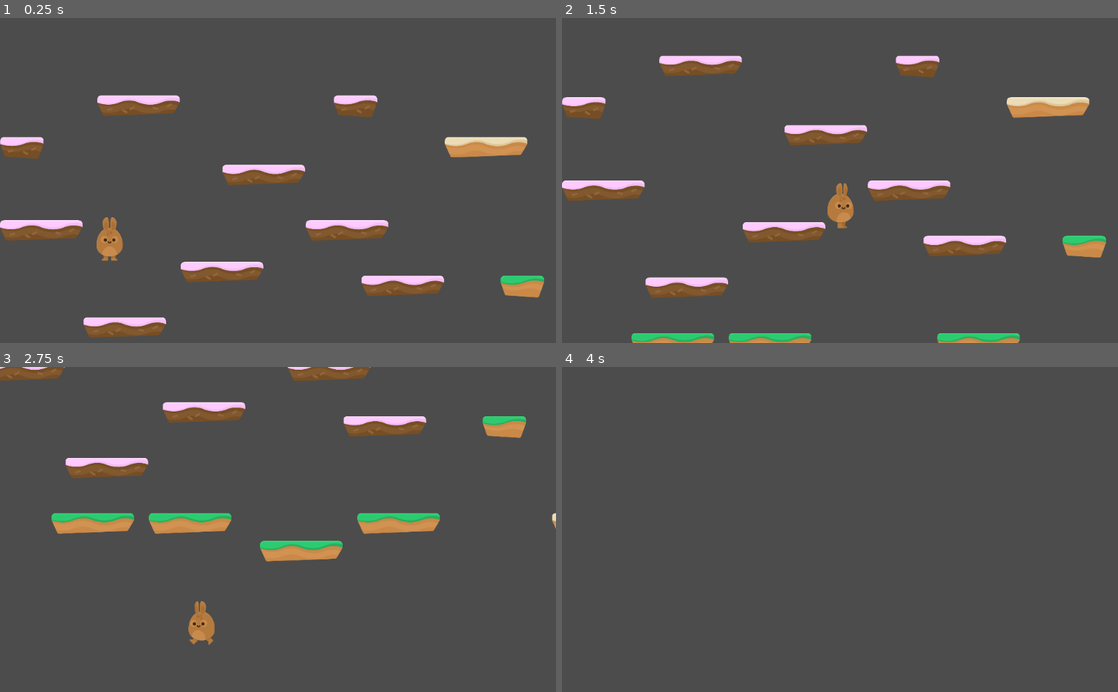
Above: before the commit, frames 1-4 (two rows, left to right).
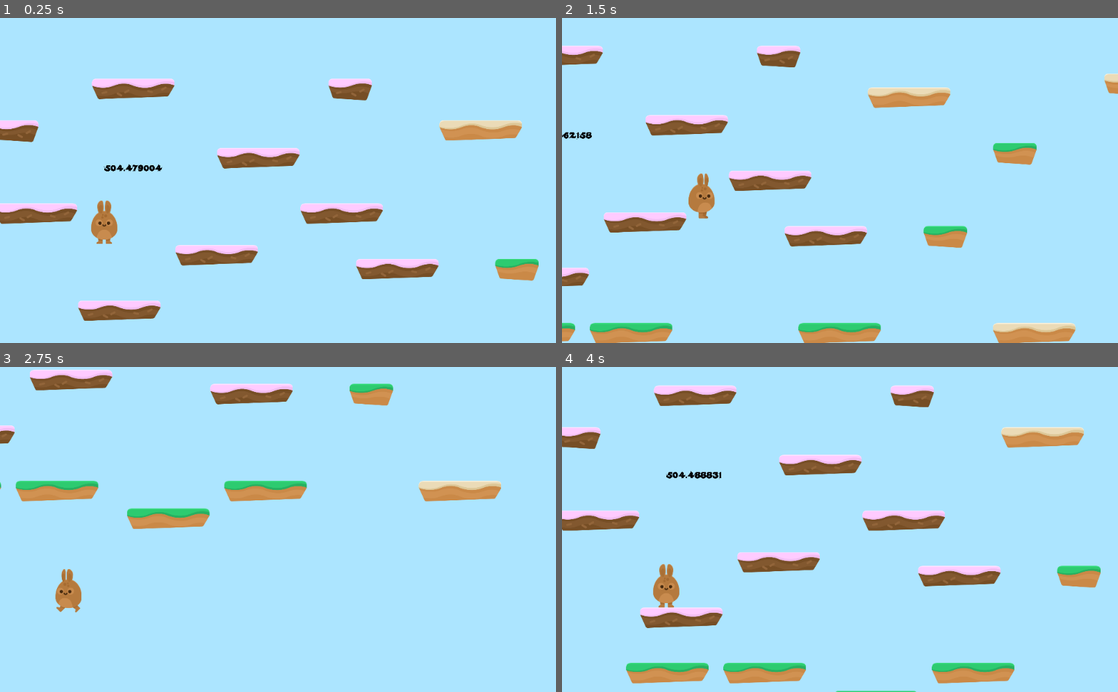
Above: after the commit, the same moments.

Repository: lindholmen/HoopyDays
Game: Godot game, scene res://Levels/Level1.tscn
The game is run twice, just before and just after one commit, with the same random seed, the same clock (stepped at 60 frames per second) and the same inputs.
Inputs (mouse positions are in pixels of both pictures, inside the frame that each line leads up to):
- Up to frame 1 (0.25 s): no input
- Up to frame 2 (1.5 s): hold D (right) from 0.53 s (still down); tap W (jump) at 0.77 s
- Up to frame 3 (2.75 s): tap W (jump) at 1.52 s; release D (right) at 2.03 s; hold A (left) from 2.03 s (still down)
- Up to frame 4 (4 s): release A (left) at 2.78 s; hold D (right) 2.78-3.5 s; tap W (jump) at 3.02 s; click (778, 575) at 3.52 s

The runs differ from the first frame. In frame 1, 100% of the frame differs, in the area x 0-100%, y 0-100%; in frame 2, 100%; in frame 3, 100%; in frame 4, 100%.

Commit message:
fixed onceiling issue, added Parallax background, create game over sceen

Diff:
--- /dev/null
+++ b/Levels/GameOver.gd
@@ -0,0 +1,5 @@
+extends Control
+
+
+func _on_RestartButton_pressed():
+	get_tree().change_scene("res://Levels/Level1.tscn")
--- /dev/null
+++ b/Levels/GameOver.tscn
@@ -0,0 +1,89 @@
+[gd_scene load_steps=7 format=2]
+
+[ext_resource path="res://GFX/Background/bg_layer1.png" type="Texture" id=1]
+[ext_resource path="res://Fonts/candles_.ttf" type="DynamicFontData" id=2]
+[ext_resource path="res://Levels/GameOver.gd" type="Script" id=3]
+[ext_resource path="res://GFX/HUD/lifes.png" type="Texture" id=4]
+
+[sub_resource type="DynamicFont" id=1]
+size = 128
+use_filter = true
+font_data = ExtResource( 2 )
+
+[sub_resource type="DynamicFont" id=2]
+size = 64
+font_data = ExtResource( 2 )
+
+[node name="GameOver" type="Control"]
+anchor_right = 1.0
+anchor_bottom = 1.0
+script = ExtResource( 3 )
+__meta__ = {
+"_edit_use_anchors_": false
+}
+
+[node name="TextureRect" type="TextureRect" parent="."]
+anchor_right = 1.0
+anchor_bottom = 1.0
+texture = ExtResource( 1 )
+expand = true
+
+[node name="CenterContainer" type="CenterContainer" parent="."]
+anchor_left = 0.00117695
+anchor_top = 0.00200867
+anchor_right = 1.00118
+anchor_bottom = 1.00201
+__meta__ = {
+"_edit_use_anchors_": false
+}
+
+[node name="VBoxContainer" type="VBoxContainer" parent="CenterContainer"]
+margin_left = 150.0
+margin_top = 175.0
+margin_right = 874.0
+margin_bottom = 425.0
+
+[node name="Label" type="Label" parent="CenterContainer/VBoxContainer"]
+margin_right = 724.0
+margin_bottom = 164.0
+custom_fonts/font = SubResource( 1 )
+custom_colors/font_color = Color( 0.152941, 0.478431, 0.341176, 1 )
+text = "Game Over"
+
+[node name="HBoxContainer" type="HBoxContainer" parent="CenterContainer/VBoxContainer"]
+margin_top = 168.0
+margin_right = 724.0
+margin_bottom = 250.0
+alignment = 1
+
+[node name="Label" type="Label" parent="CenterContainer/VBoxContainer/HBoxContainer"]
+margin_left = 39.0
+margin_right = 217.0
+margin_bottom = 82.0
+custom_fonts/font = SubResource( 2 )
+custom_colors/font_color = Color( 0.301961, 0.643137, 0.447059, 1 )
+text = "Click "
+__meta__ = {
+"_edit_use_anchors_": false
+}
+
+[node name="RestartButton" type="TextureButton" parent="CenterContainer/VBoxContainer/HBoxContainer"]
+margin_left = 221.0
+margin_right = 273.0
+margin_bottom = 82.0
+texture_normal = ExtResource( 4 )
+__meta__ = {
+"_edit_use_anchors_": false
+}
+
+[node name="Label2" type="Label" parent="CenterContainer/VBoxContainer/HBoxContainer"]
+margin_left = 277.0
+margin_right = 685.0
+margin_bottom = 82.0
+custom_fonts/font = SubResource( 2 )
+custom_colors/font_color = Color( 0.301961, 0.643137, 0.447059, 1 )
+text = " to try again"
+__meta__ = {
+"_edit_use_anchors_": false
+}
+[connection signal="pressed" from="CenterContainer/VBoxContainer/HBoxContainer/RestartButton" to="." method="_on_RestartButton_pressed"]
--- a/Levels/Level1.tscn
+++ b/Levels/Level1.tscn
@@ -1,7 +1,12 @@
-[gd_scene load_steps=3 format=2]
+[gd_scene load_steps=5 format=2]
 
 [ext_resource path="res://Player/Player.tscn" type="PackedScene" id=1]
 [ext_resource path="res://Levels/Tileset.tres" type="TileSet" id=2]
+[ext_resource path="res://Fonts/candles_.ttf" type="DynamicFontData" id=3]
+
+[sub_resource type="DynamicFont" id=1]
+size = 40
+font_data = ExtResource( 3 )
 
 [node name="Level1" type="Node2D"]
 
@@ -13,3 +18,15 @@
 collision_layer = 2
 format = 1
 tile_data = PoolIntArray( -458668, 6, 0, -196601, 0, 0, -196584, 1, 0, -196545, 2, 0, -65487, 5, 0, 0, 1, 0, 32, 4, 0,  …(342 unchanged characters)…
+
+[node name="LabelTest" type="Label" parent="."]
+margin_left = 503.0
+margin_top = 200.0
+margin_right = 592.0
+margin_bottom = 252.0
+custom_fonts/font = SubResource( 1 )
+custom_colors/font_color = Color( 0, 0, 0, 1 )
+text = "Test"
+__meta__ = {
+"_edit_use_anchors_": false
+}
--- a/Player/Player.gd
+++ b/Player/Player.gd
@@ -5,6 +5,7 @@
 const GRAVITY = 150
 const UP = Vector2(0,-1)
 const JUMP_SPEED = 3000
+const WORLD_LIMIT = 3000
 
 signal animate
 
@@ -17,8 +18,14 @@
 
 
 func apply_gravity():
+	$"../LabelTest".text = str(self.position[0])
+
+	if position.y > WORLD_LIMIT:
+		end_game()
 	if not is_on_floor():
 		motion.y += GRAVITY
+		if is_on_ceiling():
+			motion.y = 1
 	else:
 		motion.y = 0
 
@@ -38,3 +45,8 @@
 func animate():
 	# Every frame will emite a signal called animate with a parametre called motion
 	emit_signal("animate", motion)
+
+
+func end_game():
+	#get_tree().quit()
+	get_tree().change_scene("res://Levels/GameOver.tscn")
--- a/Player/Player.tscn
+++ b/Player/Player.tscn
@@ -1,7 +1,11 @@
-[gd_scene load_steps=4 format=2]
+[gd_scene load_steps=8 format=2]
 
 [ext_resource path="res://Player/PlayerAnimation.tscn" type="PackedScene" id=1]
 [ext_resource path="res://Player/Player.gd" type="Script" id=2]
+[ext_resource path="res://GFX/Background/bg_layer1.png" type="Texture" id=3]
+[ext_resource path="res://GFX/Background/bg_layer2.png" type="Texture" id=4]
+[ext_resource path="res://GFX/Background/bg_layer3.png" type="Texture" id=5]
+[ext_resource path="res://GFX/Background/bg_layer4.png" type="Texture" id=6]
 
 [sub_resource type="CapsuleShape2D" id=1]
 radius = 60.3414
@@ -23,10 +27,61 @@
 [node name="PlayerAnimation" parent="." instance=ExtResource( 1 )]
 
 [node name="Camera2D" type="Camera2D" parent="."]
+position = Vector2( 800, 0 )
 current = true
 zoom = Vector2( 2.5, 2.5 )
 limit_left = 0
-drag_margin_h_enabled = true
-drag_margin_v_enabled = true
+limit_smoothed = true
 smoothing_enabled = true
+
+[node name="ParallaxBackground" type="ParallaxBackground" parent="Camera2D"]
+scroll_base_offset = Vector2( 0, -1000 )
+scroll_ignore_camera_zoom = true
+
+[node name="ParallaxLayer" type="ParallaxLayer" parent="Camera2D/ParallaxBackground"]
+motion_mirroring = Vector2( 2048, 2048 )
+
+[node name="TextureRect" type="TextureRect" parent="Camera2D/ParallaxBackground/ParallaxLayer"]
+margin_right = 40.0
+margin_bottom = 40.0
+texture = ExtResource( 3 )
+__meta__ = {
+"_edit_use_anchors_": false
+}
+
+[node name="ParallaxLayer2" type="ParallaxLayer" parent="Camera2D/ParallaxBackground"]
+motion_scale = Vector2( 0.5, 1 )
+motion_mirroring = Vector2( 2048, 0 )
+
+[node name="TextureRect" type="TextureRect" parent="Camera2D/ParallaxBackground/ParallaxLayer2"]
+margin_right = 40.0
+margin_bottom = 40.0
+texture = ExtResource( 4 )
+__meta__ = {
+"_edit_use_anchors_": false
+}
+
+[node name="ParallaxLayer3" type="ParallaxLayer" parent="Camera2D/ParallaxBackground"]
+motion_scale = Vector2( 0.7, 1 )
+motion_mirroring = Vector2( 2048, 0 )
+
+[node name="TextureRect" type="TextureRect" parent="Camera2D/ParallaxBackground/ParallaxLayer3"]
+margin_right = 40.0
+margin_bottom = 40.0
+texture = ExtResource( 5 )
+__meta__ = {
+"_edit_use_anchors_": false
+}
+
+[node name="ParallaxLayer4" type="ParallaxLayer" parent="Camera2D/ParallaxBackground"]
+motion_scale = Vector2( 0.85, 1 )
+motion_mirroring = Vector2( 2048, 0 )
+
+[node name="TextureRect" type="TextureRect" parent="Camera2D/ParallaxBackground/ParallaxLayer4"]
+margin_right = 40.0
+margin_bottom = 40.0
+texture = ExtResource( 6 )
+__meta__ = {
+"_edit_use_anchors_": false
+}
 [connection signal="animate" from="." to="PlayerAnimation" method="_on_Player_animate"]
